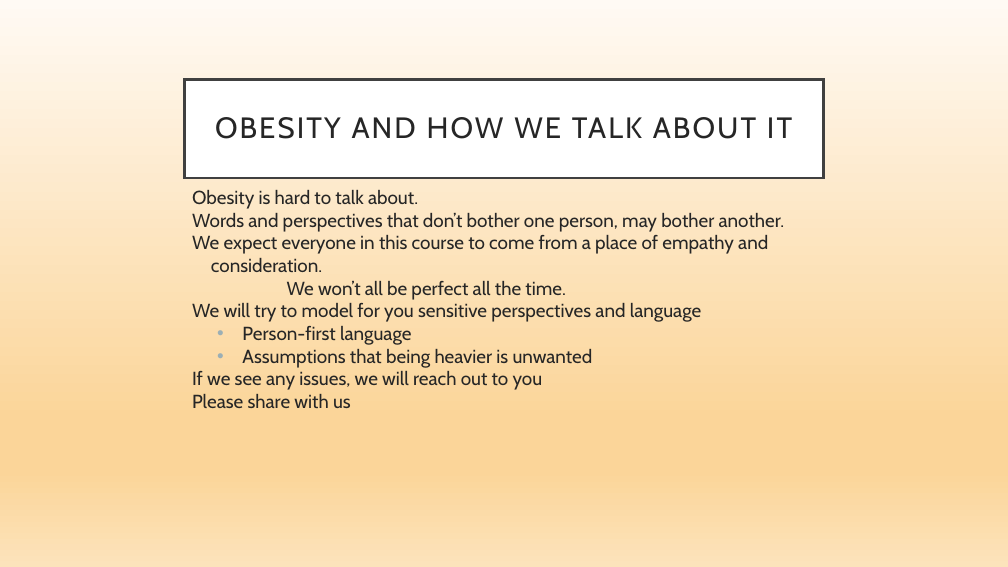
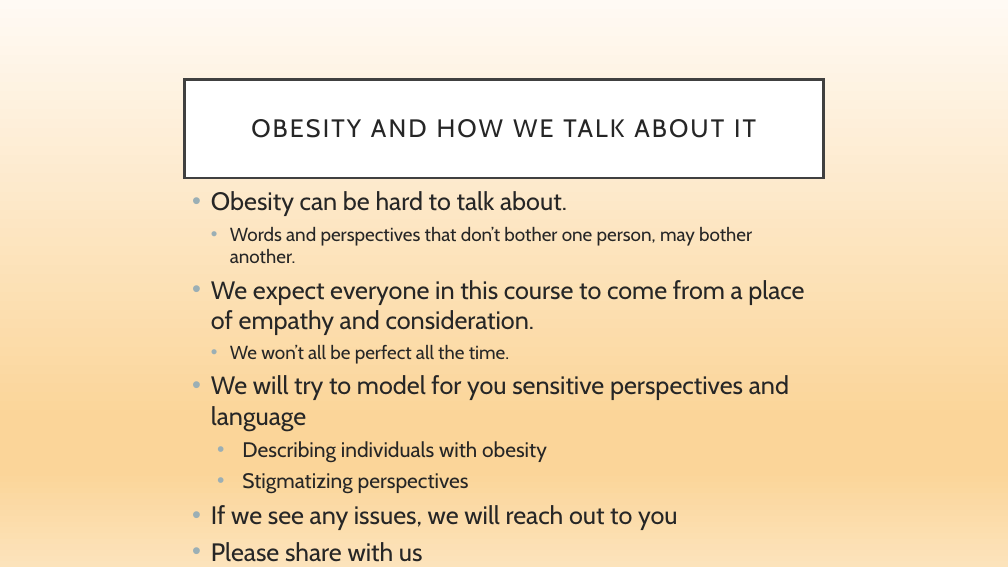
Before and after one commit to detricksnyder/TeachingLectures, a slide deck: slide 5 of Michigan/PUBLHLTH403/Lecture 1- Syllabus Review.pptx. Drawn at 1008x567 pixels with LibreOffice and Linux fonts; fonts in the diff are those of the drawing. Boxes give left, top, right and bottom in pixels: in the first picture for what was removed or moved away, otherwise in the second. Text is boxed around its words. In the diff, an @@ line names an element or a change of style, - is before the commit and + after.

Commit message:
Updated first lecture slides

```diff
--- a/Michigan/PUBLHLTH403/Lecture 1- Syllabus Review.pptx
+++ b/Michigan/PUBLHLTH403/Lecture 1- Syllabus Review.pptx
@@ title "OBESITY AND HOW WE TALK ..." at box(185, 79, 823, 178): size 28 to 24 pt @@
@@ text at box(211, 191, 567, 216): text changed; size 18 to 24 pt @@
-Obesity is hard to talk about.
+• Obesity can be hard to talk about.
@@ text at box(211, 227, 804, 530): size 18 to 24 pt in "We expect everyone in this course to ...", "We will try to model for you ...", "If we see any issues, we will ...", "Please share with us"; bullet none to •; list level 1 to 2 in "Words and perspectives that don’t ..."; more space between paragraphs; list level 1 to 2 in "We won’t all be perfect ..." @@
@@ text at box(242, 441, 547, 494): text changed; size 18 to 20 pt @@
-• Person-first language
-• Assumptions that being heavier is unwanted
+• Describing individuals with obesity
+• Stigmatizing perspectives
```
Also in this commit, not shown: 4 other slides changed, 5 slides added, 1 other file.
